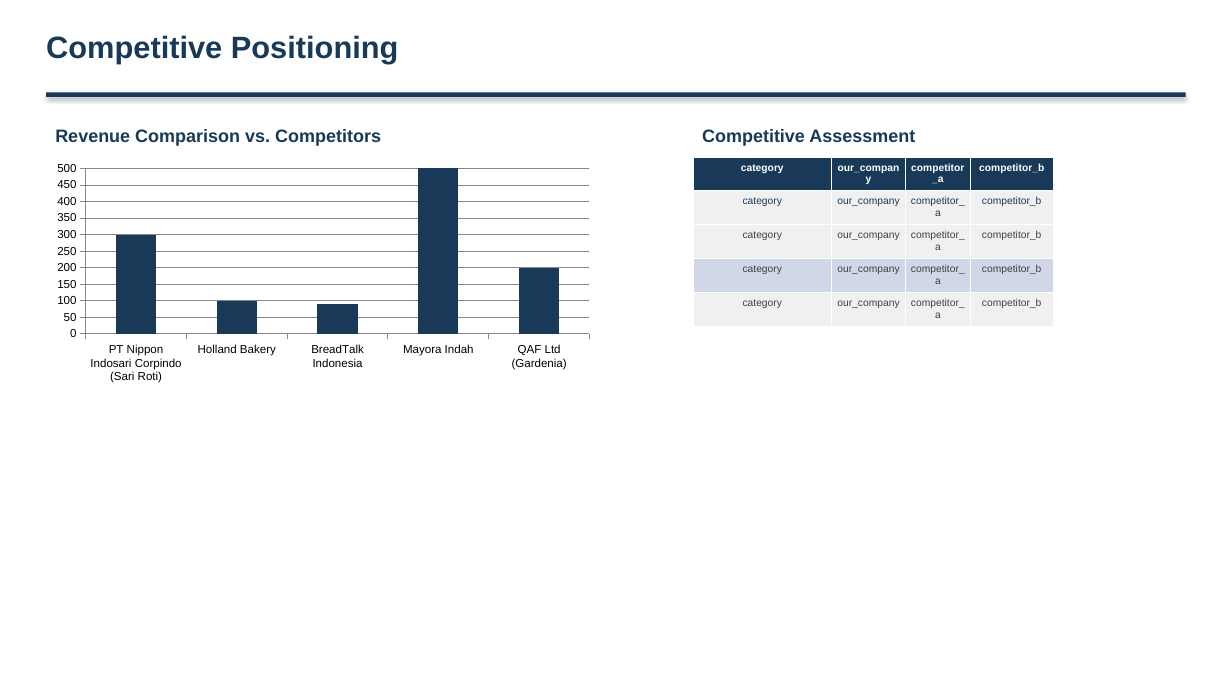
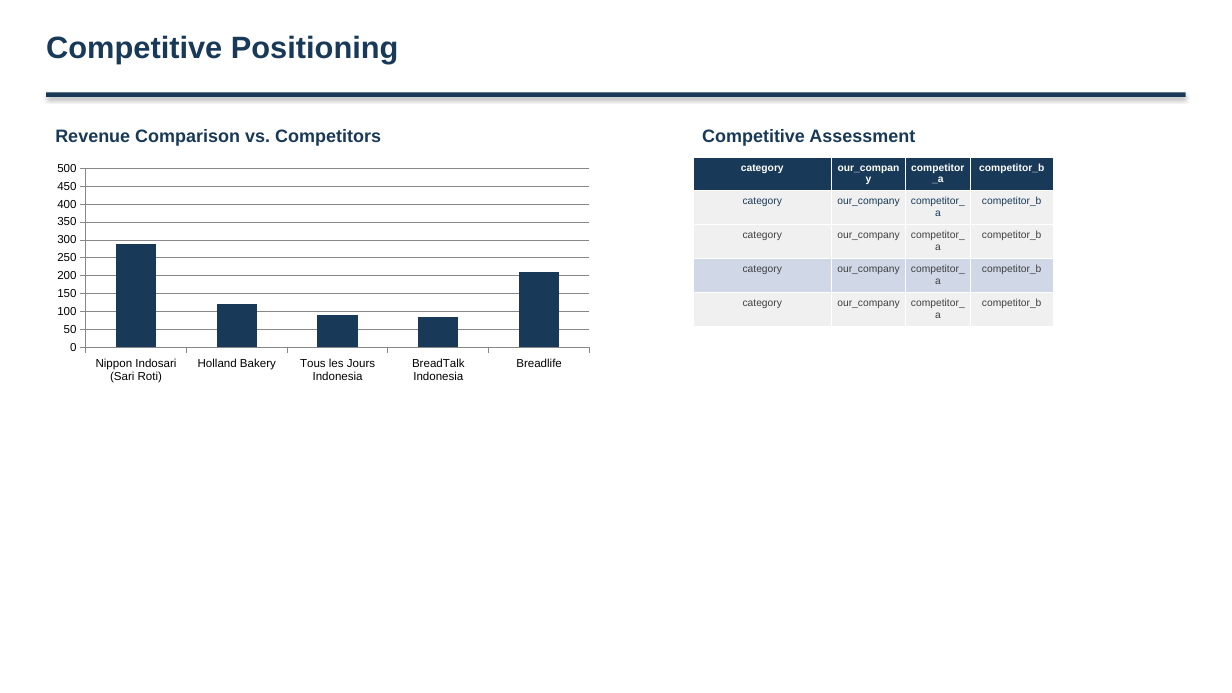
Before and after one commit to alinvb/slide_generator, a slide deck: slide 9 of ai_generated_deck.pptx (slide 8 before the commit). Drawn at 1232x693 pixels with LibreOffice and Linux fonts; fonts in the diff are those of the drawing. Boxes give left, top, right and bottom in pixels: in the first picture for what was removed or moved away, otherwise in the second. Text is boxed around its words. In the diff, an @@ line names an element or a change of style, - is before the commit and + after.

```diff
--- a/ai_generated_deck.pptx
+++ b/ai_generated_deck.pptx
@@ column chart at [46,157,601,388] @@
-categories: PT Nippon Indosari Corpindo (Sari Roti), Holland Bakery, BreadTalk Indonesia, Mayora Indah, QAF Ltd (Gardenia)
+categories: Nippon Indosari (Sari Roti), Holland Bakery, Tous les Jours Indonesia, BreadTalk Indonesia, Breadlife
-Revenue (HK$ M): 300, 100, 90, 2000, 200
+Revenue (HK$ M): 290, 120, 90, 80, 210
```
Also in this commit, not shown: 12 other slides changed, 5 slides added, 4 slides removed, 2 other files.
